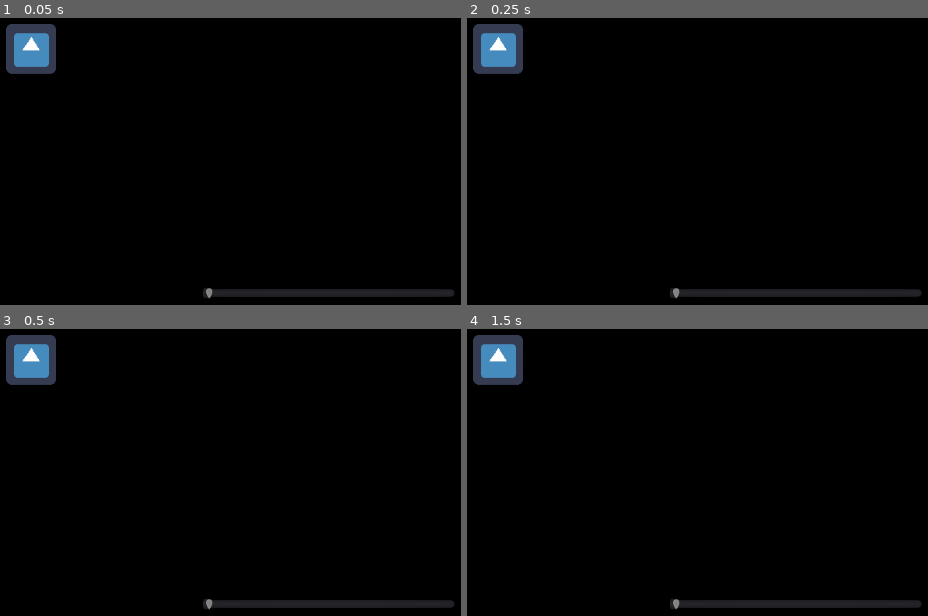
Above: before the commit, frames 1-4 (two rows, left to right).
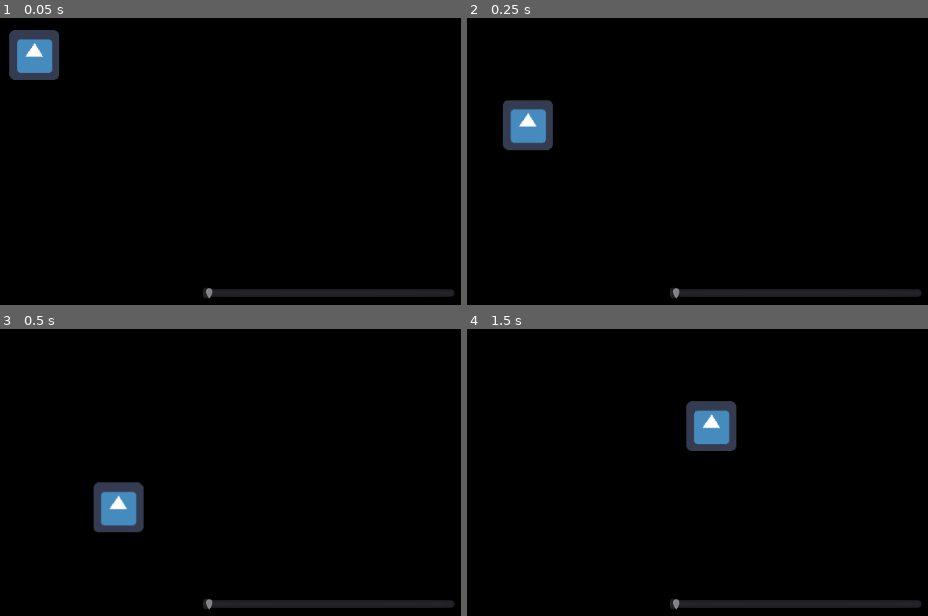
Above: after the commit, the same moments.

Repository: andrew-wilkes/godot-animation-slider
Game: Godot game, scene res://Main.tscn
Same seed, same stepped clock (60 frames per second), same inputs: the game is played once before the commit and once after it. The engine's default icon, where the game draws it, is replaced by a stand-in: a white triangle on a blue panel in a dark square.
Inputs:
- Up to frame 1 (0.05 s): no input
- Up to frame 2 (0.25 s): no input
- Up to frame 3 (0.5 s): no input
- Up to frame 4 (1.5 s): tap Enter at 1.25 s

The runs differ from the first frame. In frame 1, 1.3% of the frame differs, in the area x 1-13%, y 2-22%; in frame 2, 3.7%; in frame 3, 3.8%, in the area x 1-32%, y 2-71%; in frame 4, 3.8%.

Commit message:
Add export vars

Diff:
--- a/Main.gd
+++ b/Main.gd
@@ -1,36 +1,51 @@
 extends Node
 
-var anim_target_position = 0
-var anim_current_position = 0
+class_name PositionControlledAnimation
+
+export(float, 0, 1) var target_position = 0.0 setget set_target_position
+export var closeness_factor = 0.01
+export(NodePath) var animation_player_node
+
+var anim_target_position = 0.0
+var anim_current_position = 0.0
 var anim_playing_forward = true
+onready var anim: AnimationPlayer = $Anim
+
+func _ready():
+	# Allow for integration of this class into a scene
+	if animation_player_node: # if has been set in the export var
+		$HSlider.hide()
+		$Godot.hide()
+		anim = get_node(animation_player_node)
+
 
 func _on_HSlider_value_changed(value):
 	set_target_position(value / 100)
 
 
-func set_target_position(pos): # 0.0 .. 1.0
+func set_target_position(pos):
 	anim_target_position = pos
 
 
 func _process(_delta):
-	if $Anim.is_playing():
-		anim_current_position = $Anim.current_animation_position / $Anim.current_animation_length
+	if anim.is_playing():
+		anim_current_position = anim.current_animation_position / anim.current_animation_length
 	# Check for closeness to target position
-	if abs(anim_target_position - anim_current_position) < 0.01:
-		if $Anim.is_playing():
-			$Anim.stop(false)
+	if abs(anim_target_position - anim_current_position) < closeness_factor:
+		if anim.is_playing():
+			anim.stop(false)
 	else:
 		if anim_target_position > anim_current_position:
 			# Play forward to advance towards the target position
-			if not $Anim.is_playing():
-				$Anim.play("Animate")
+			if not anim.is_playing():
+				anim.play("Animate")
 			elif not anim_playing_forward:
-				$Anim.play("Animate")
+				anim.play("Animate")
 			anim_playing_forward = true
 		else:
 			# Play backwards to move back towards the target position
-			if not $Anim.is_playing():
-				$Anim.play_backwards("Animate")
+			if not anim.is_playing():
+				anim.play_backwards("Animate")
 			elif anim_playing_forward:
-				$Anim.play_backwards("Animate")
+				anim.play_backwards("Animate")
 			anim_playing_forward = false
--- a/Main.tscn
+++ b/Main.tscn
@@ -34,8 +34,9 @@
 "values": [ Vector2( 123, 87 ) ]
 }
 
-[node name="Main" type="Node2D"]
+[node name="PositionControlledAnimation" type="Node2D"]
 script = ExtResource( 1 )
+target_position = 0.525
 
 [node name="Godot" type="Sprite" parent="."]
 position = Vector2( 123, 87 )
--- a/project.godot
+++ b/project.godot
@@ -7,6 +7,16 @@
 ;   param=value ; assign values to parameters
 
 config_version=4
+
+_global_script_classes=[ {
+"base": "Node",
+"class": "PositionControlledAnimation",
+"language": "GDScript",
+"path": "res://Main.gd"
+} ]
+_global_script_class_icons={
+"PositionControlledAnimation": ""
+}
 
 [application]
 
